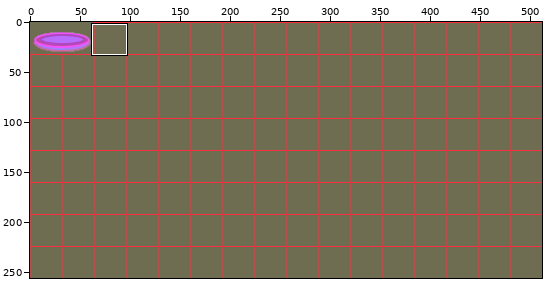
One commit to this sprite sheet: images/sprites/item_sheet.png. The picture above shows the old version from afar; the outline marks the close-up.
Close-up. Before the edit:
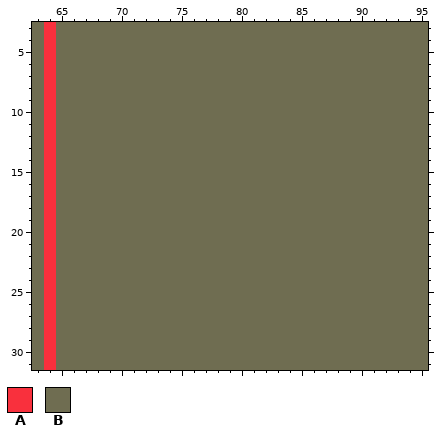
The file is 512x256 pixels. Colours within 5 levels of each other are drawn and written as one. Shown: x 63..95, y 3..31.
Palette (. is transparent): A #f9303d  B #6f6d51
Pixels before, first column x 63:
 3 BABBBBBBBBBBBBBBBBBBBBBBBBBBBBBBB
 4 BABBBBBBBBBBBBBBBBBBBBBBBBBBBBBBB
 5 BABBBBBBBBBBBBBBBBBBBBBBBBBBBBBBB
 6 BABBBBBBBBBBBBBBBBBBBBBBBBBBBBBBB
 7 BABBBBBBBBBBBBBBBBBBBBBBBBBBBBBBB
 8 BABBBBBBBBBBBBBBBBBBBBBBBBBBBBBBB
 9 BABBBBBBBBBBBBBBBBBBBBBBBBBBBBBBB
10 BABBBBBBBBBBBBBBBBBBBBBBBBBBBBBBB
11 BABBBBBBBBBBBBBBBBBBBBBBBBBBBBBBB
12 BABBBBBBBBBBBBBBBBBBBBBBBBBBBBBBB
13 BABBBBBBBBBBBBBBBBBBBBBBBBBBBBBBB
14 BABBBBBBBBBBBBBBBBBBBBBBBBBBBBBBB
15 BABBBBBBBBBBBBBBBBBBBBBBBBBBBBBBB
16 BABBBBBBBBBBBBBBBBBBBBBBBBBBBBBBB
17 BABBBBBBBBBBBBBBBBBBBBBBBBBBBBBBB
18 BABBBBBBBBBBBBBBBBBBBBBBBBBBBBBBB
19 BABBBBBBBBBBBBBBBBBBBBBBBBBBBBBBB
20 BABBBBBBBBBBBBBBBBBBBBBBBBBBBBBBB
21 BABBBBBBBBBBBBBBBBBBBBBBBBBBBBBBB
22 BABBBBBBBBBBBBBBBBBBBBBBBBBBBBBBB
23 BABBBBBBBBBBBBBBBBBBBBBBBBBBBBBBB
24 BABBBBBBBBBBBBBBBBBBBBBBBBBBBBBBB
25 BABBBBBBBBBBBBBBBBBBBBBBBBBBBBBBB
26 BABBBBBBBBBBBBBBBBBBBBBBBBBBBBBBB
27 BABBBBBBBBBBBBBBBBBBBBBBBBBBBBBBB
28 BABBBBBBBBBBBBBBBBBBBBBBBBBBBBBBB
29 BABBBBBBBBBBBBBBBBBBBBBBBBBBBBBBB
30 BABBBBBBBBBBBBBBBBBBBBBBBBBBBBBBB
31 BABBBBBBBBBBBBBBBBBBBBBBBBBBBBBBB
Now the later version:
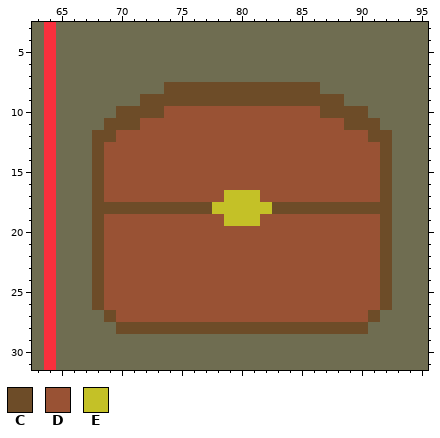
Colours new in this view: C #6d4c28  D #995234  E #c4c127
From old to new:
Changed rows in their new state; - is an unchanged pixel.
first column x 68:
 8 ------CCCCCCCCCCCCC------
 9 ----CCCCCCCCCCCCCCCCC----
10 --CCCCDDDDDDDDDDDDDCCCC--
11 -CCCDDDDDDDDDDDDDDDDDCCC-
12 CCDDDDDDDDDDDDDDDDDDDDDCC
13 CDDDDDDDDDDDDDDDDDDDDDDDC
14 CDDDDDDDDDDDDDDDDDDDDDDDC
15 CDDDDDDDDDDDDDDDDDDDDDDDC
16 CDDDDDDDDDDDDDDDDDDDDDDDC
17 CDDDDDDDDDDEEEDDDDDDDDDDC
18 CCCCCCCCCCEEEEECCCCCCCCCC
19 CDDDDDDDDDDEEEDDDDDDDDDDC
20 CDDDDDDDDDDDDDDDDDDDDDDDC
21 CDDDDDDDDDDDDDDDDDDDDDDDC
22 CDDDDDDDDDDDDDDDDDDDDDDDC
23 CDDDDDDDDDDDDDDDDDDDDDDDC
24 CDDDDDDDDDDDDDDDDDDDDDDDC
25 CDDDDDDDDDDDDDDDDDDDDDDDC
26 CDDDDDDDDDDDDDDDDDDDDDDDC
27 -CDDDDDDDDDDDDDDDDDDDDDC-
28 --CCCCCCCCCCCCCCCCCCCCC--
Changed places in both close-ups, as pixel boxes (x1, y1, x2, y2):
changed: (92, 82, 392, 334)
